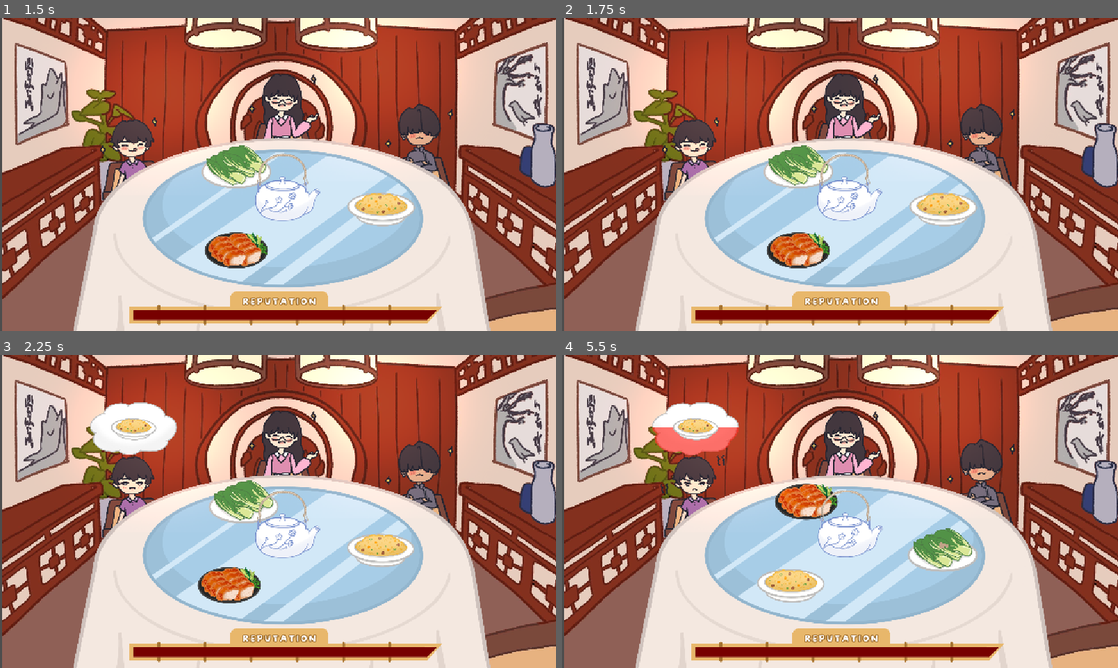
Above: before the commit, frames 1-4 (two rows, left to right).
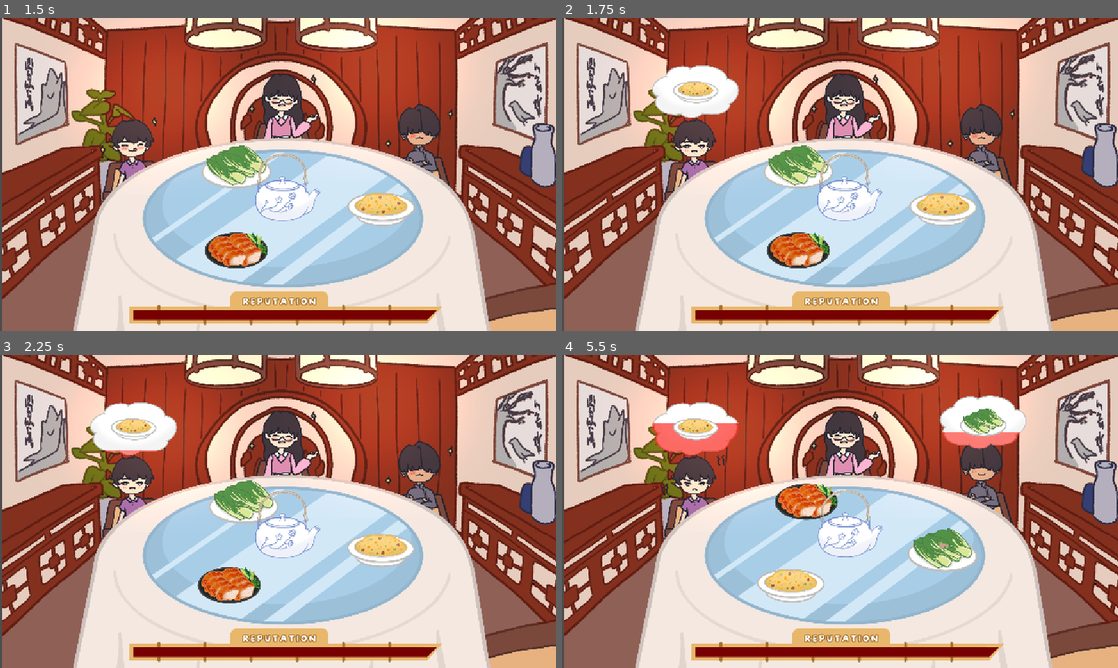
Above: after the commit, the same moments.

Repository: game-dev-besties/lupe_game
Game: Godot game, scene res://scenes/game.tscn
Same seed, same stepped clock (60 frames per second), same inputs: the game is played once before the commit and once after it. This scene is started directly instead of the project's main scene.
Inputs (mouse positions are in pixels of both pictures, inside the frame that each line leads up to):
- Up to frame 1 (1.5 s): tap Enter (ui_accept) at 0.5 s; drag from (283, 196) to (233, 249) at 0.52 s; drag from (378, 208) to (233, 249) at 1.27 s
- Up to frame 2 (1.75 s): no input
- Up to frame 3 (2.25 s): tap Enter (ui_accept) at 2 s; hold Right (ui_right) from 2.03 s (still down); click (233, 586) at 2.17 s
- Up to frame 4 (5.5 s): release Right (ui_right) at 2.75 s; drag from (890, 502) to (751, 545) at 2.77 s; move the mouse to (1006, 558) at 3.52 s; hold Left (ui_left) 3.53-4.25 s; tap Enter (ui_accept) at 3.77 s; drag from (673, 464) to (890, 502) at 4.27 s; move the mouse to (867, 511) at 5.02 s; hold Space (brake) from 5.03 s (still down); click (867, 511) at 5.17 s

Frame 1 is identical in both runs. In frame 2, 2.2% of the frame differs, in the area x 16-32%, y 15-59%; in frame 3, less than 0.1%; in frame 4, 2.6%, in the area x 16-84%, y 12-70%.

Commit message:
tune: fix tea and also make tea more harsh but consumed slower (less tea fiend), and make people want to eat more

Diff:
--- a/scripts/1LevelManager.gd
+++ b/scripts/1LevelManager.gd
@@ -13,13 +13,13 @@
 			{"texture": preload("res://assets/food/bokchoy.png"), "scale": 0.3, "item_name": "bokchoy", "quantity": 2}
 		],
 		"npcs": [
-			{"name": "brother1", "desire": "rice", "timer": 0.3, "sound": preload("res://assets/sfx/malegrunt.mp3")},
-			{"name": "mother1", "desire": "rice", "timer": 0.4, "sound": preload("res://assets/sfx/girlhum.mp3")},
-			{"name": "father1", "desire": "rice", "timer": 0.3, "sound": preload("res://assets/sfx/malegrunt.mp3")},
+			{"name": "brother1", "desire": "rice", "timer": 0.6, "sound": preload("res://assets/sfx/malegrunt.mp3")},
+			{"name": "mother1", "desire": "rice", "timer": 0.7, "sound": preload("res://assets/sfx/girlhum.mp3")},
+			{"name": "father1", "desire": "rice", "timer": 0.6, "sound": preload("res://assets/sfx/malegrunt.mp3")},
 		],
 		"modifiers" : [],
 		"cutscene_path": "res://scenes/cutscene.tscn",
-		"hunger_timer": 2.0,
+		"hunger_timer": 1.5,
 	},
 	# --- LEVEL 2 ---
 	{
@@ -32,13 +32,13 @@
 			{"texture": preload("res://assets/food/noodle.png"), "scale": 0.3, "item_name": "noodle", "quantity": 3},
 		],
 		"npcs": [
-			{"name": "brother1", "desire": "rice", "timer": 0.3, "sound": preload("res://assets/sfx/malegrunt.mp3")},
-			{"name": "mother1", "desire": "rice", "timer": 0.4, "sound": preload("res://assets/sfx/girlhum.mp3")},
-			{"name": "father1", "desire": "rice", "timer": 0.3, "sound": preload("res://assets/sfx/malegrunt.mp3")},
-			{"name": "aunt1", "desire": "rice", "timer": 0.4, "sound": preload("res://assets/sfx/girlhum.mp3")},
-			{"name": "uncle1", "desire": "rice", "timer": 0.4, "sound": preload("res://assets/sfx/malegrunt.mp3")},
+			{"name": "brother1", "desire": "rice", "timer": 0.6, "sound": preload("res://assets/sfx/malegrunt.mp3")},
+			{"name": "mother1", "desire": "rice", "timer": 0.7, "sound": preload("res://assets/sfx/girlhum.mp3")},
+			{"name": "father1", "desire": "rice", "timer": 0.6, "sound": preload("res://assets/sfx/malegrunt.mp3")},
+			{"name": "aunt1", "desire": "rice", "timer": 0.7, "sound": preload("res://assets/sfx/girlhum.mp3")},
+			{"name": "uncle1", "desire": "rice", "timer": 0.7, "sound": preload("res://assets/sfx/malegrunt.mp3")},
 		],
-		"hunger_timer": 5.0,
+		"hunger_timer": 2.5,
 		"cutscene_path": "res://scenes/cutscene.tscn",
 		"modifiers" : ["tea"],
 	},
@@ -53,14 +53,14 @@
 			{"texture": preload("res://assets/food/noodle.png"), "scale": 0.3, "item_name": "noodle", "quantity": 3},
 		],
 		"npcs": [
-			{"name": "brother2", "desire": "rice", "timer": 0.3, "sound": preload("res://assets/sfx/malegrunt.mp3")},
-			{"name": "aunt2", "desire": "rice", "timer": 0.4, "sound": preload("res://assets/sfx/girlhum.mp3")},
-			{"name": "father2", "desire": "rice", "timer": 0.3, "sound": preload("res://assets/sfx/malegrunt.mp3")},
-			{"name": "mother2", "desire": "rice", "timer": 0.4, "sound": preload("res://assets/sfx/girlhum.mp3")},
-			{"name": "uncle2", "desire": "rice", "timer": 0.4, "sound": preload("res://assets/sfx/malegrunt.mp3")},
-			{"name": "bwife1", "desire": "rice", "timer": 0.4, "sound": preload("res://assets/sfx/girlhum.mp3")},
+			{"name": "brother2", "desire": "rice", "timer": 0.6, "sound": preload("res://assets/sfx/malegrunt.mp3")},
+			{"name": "aunt2", "desire": "rice", "timer": 0.7, "sound": preload("res://assets/sfx/girlhum.mp3")},
+			{"name": "father2", "desire": "rice", "timer": 0.6, "sound": preload("res://assets/sfx/malegrunt.mp3")},
+			{"name": "mother2", "desire": "rice", "timer": 0.7, "sound": preload("res://assets/sfx/girlhum.mp3")},
+			{"name": "uncle2", "desire": "rice", "timer": 0.7, "sound": preload("res://assets/sfx/malegrunt.mp3")},
+			{"name": "bwife1", "desire": "rice", "timer": 0.7, "sound": preload("res://assets/sfx/girlhum.mp3")},
 		],
-		"hunger_timer": 5.0,
+		"hunger_timer": 2.5,
 		"cutscene_path": "res://scenes/cutscene.tscn",
 		"modifiers" : ["clockwise", "tea"],
 	},
@@ -75,14 +75,14 @@
 			{"texture": preload("res://assets/food/noodle.png"), "scale": 0.3, "item_name": "noodle", "quantity": 3},
 		],
 		"npcs": [
-			{"name": "brother3", "desire": "rice", "timer": 0.3, "sound": preload("res://assets/sfx/malegrunt.mp3")},
-			{"name": "aunt2", "desire": "rice", "timer": 0.4, "sound": preload("res://assets/sfx/girlhum.mp3")},
-			{"name": "bwife2", "desire": "rice", "timer": 0.4, "sound": preload("res://assets/sfx/girlhum.mp3")},
-			{"name": "mother3", "desire": "rice", "timer": 0.4, "sound": preload("res://assets/sfx/girlhum.mp3")},
-			{"name": "father3", "desire": "rice", "timer": 0.3, "sound": preload("res://assets/sfx/malegrunt.mp3")},
-			{"name": "husband", "desire": "rice", "timer": 0.3, "sound": preload("res://assets/sfx/malegrunt.mp3")},
+			{"name": "brother3", "desire": "rice", "timer": 0.6, "sound": preload("res://assets/sfx/malegrunt.mp3")},
+			{"name": "aunt2", "desire": "rice", "timer": 0.7, "sound": preload("res://assets/sfx/girlhum.mp3")},
+			{"name": "bwife2", "desire": "rice", "timer": 0.7, "sound": preload("res://assets/sfx/girlhum.mp3")},
+			{"name": "mother3", "desire": "rice", "timer": 0.7, "sound": preload("res://assets/sfx/girlhum.mp3")},
+			{"name": "father3", "desire": "rice", "timer": 0.6, "sound": preload("res://assets/sfx/malegrunt.mp3")},
+			{"name": "husband", "desire": "rice", "timer": 0.6, "sound": preload("res://assets/sfx/malegrunt.mp3")},
 		],
-		"hunger_timer": 5.0,
+		"hunger_timer": 2.5,
 		"cutscene_path": "res://scenes/cutscene.tscn",
 		"modifiers" : ["tea", "clockwise"],
 	},
--- a/scripts/npc.gd
+++ b/scripts/npc.gd
@@ -6,11 +6,11 @@
 @export var game_object: Node2D
 
 const MAX_SATIATION = 40
-const GET_HUNGRY_PROBABILITY = 0.2
-var TIME_BETWEEN_HUNGRY_CHECKS_SECONDS = 3.0
-const TIME_BETWEEN_HEALTH_DAMAGE_SECONDS = 5.0
+const GET_HUNGRY_PROBABILITY = 0.3
+var TIME_BETWEEN_HUNGRY_CHECKS_SECONDS = 2.5
+const TIME_BETWEEN_HEALTH_DAMAGE_SECONDS = 3.0
 const TIME_BETWEEN_TEA_CHECKS_SECONDS = 3.0
-const DRINK_TEA_PROBABILITY = 0.4
+const DRINK_TEA_PROBABILITY = 0.2
 
 var satiation: float = MAX_SATIATION
 var check_hungry_timer: float = TIME_BETWEEN_HUNGRY_CHECKS_SECONDS
@@ -24,8 +24,8 @@
 var unhappy_animation: String
 var placement_angle: float
 var hunger_diminish_rates = {
-	Teacup.Fullness.EMPTY: 12.0,
-	Teacup.Fullness.HALF: 6.0,
+	Teacup.Fullness.EMPTY: 30.0,
+	Teacup.Fullness.HALF: 12.0,
 	Teacup.Fullness.FULL: 4.0,
 	"default": 6.0,
 }
@@ -60,13 +60,12 @@
 	unhappy_animation = self.name + "_unhappy"
 	var humm: AudioStreamPlayer2D = get_node("hum")
 	humm.stream = data.get("sound")
+func _ready():
+	modifiers = LevelManager.get_current_level_data().get("modifiers")
 	if modifiers.has("tea"):
 		hunger_diminish_rate = hunger_diminish_rates[Teacup.Fullness.EMPTY]
 	else:
 		hunger_diminish_rate = hunger_diminish_rates["default"]
-
-func _ready():
-	modifiers = LevelManager.get_current_level_data().get("modifiers")
 	spawn_position = position
 	update_emotion()
 
Not shown: 1 places in scenes/NPC.tscn that only renumber resources
